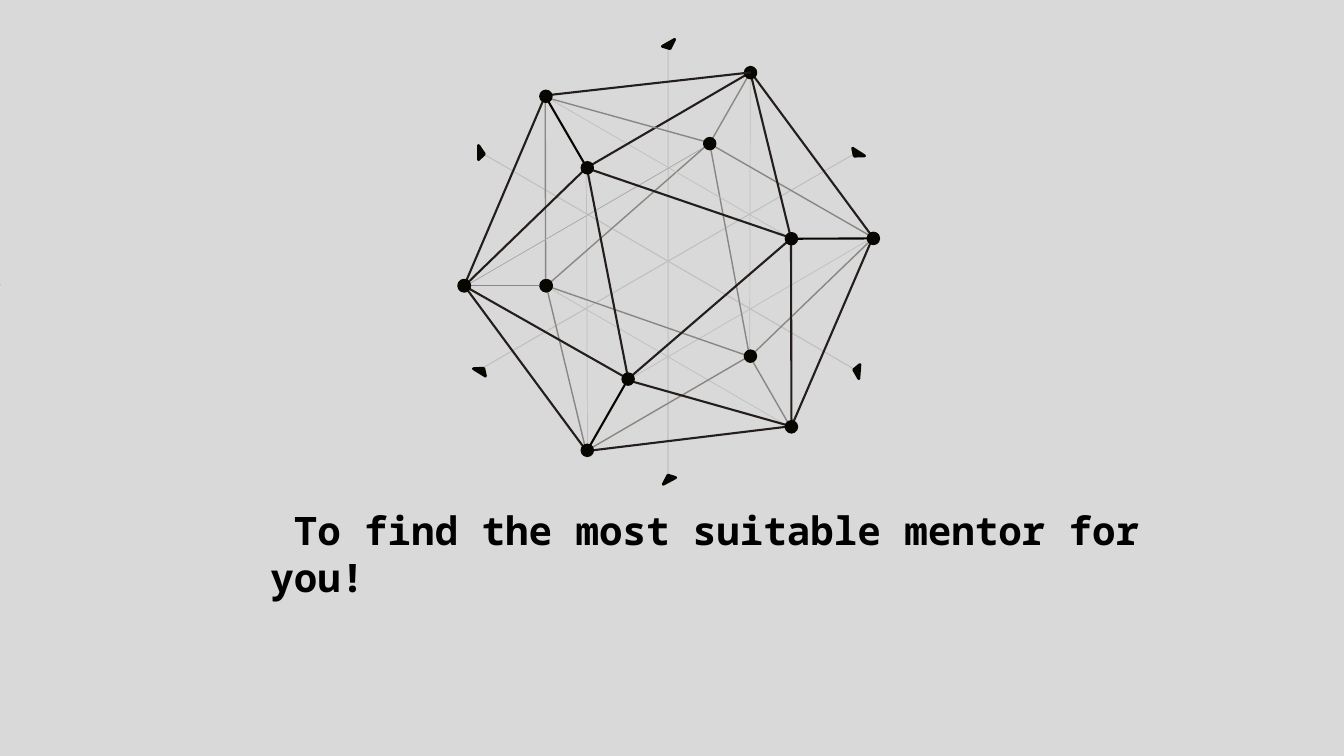
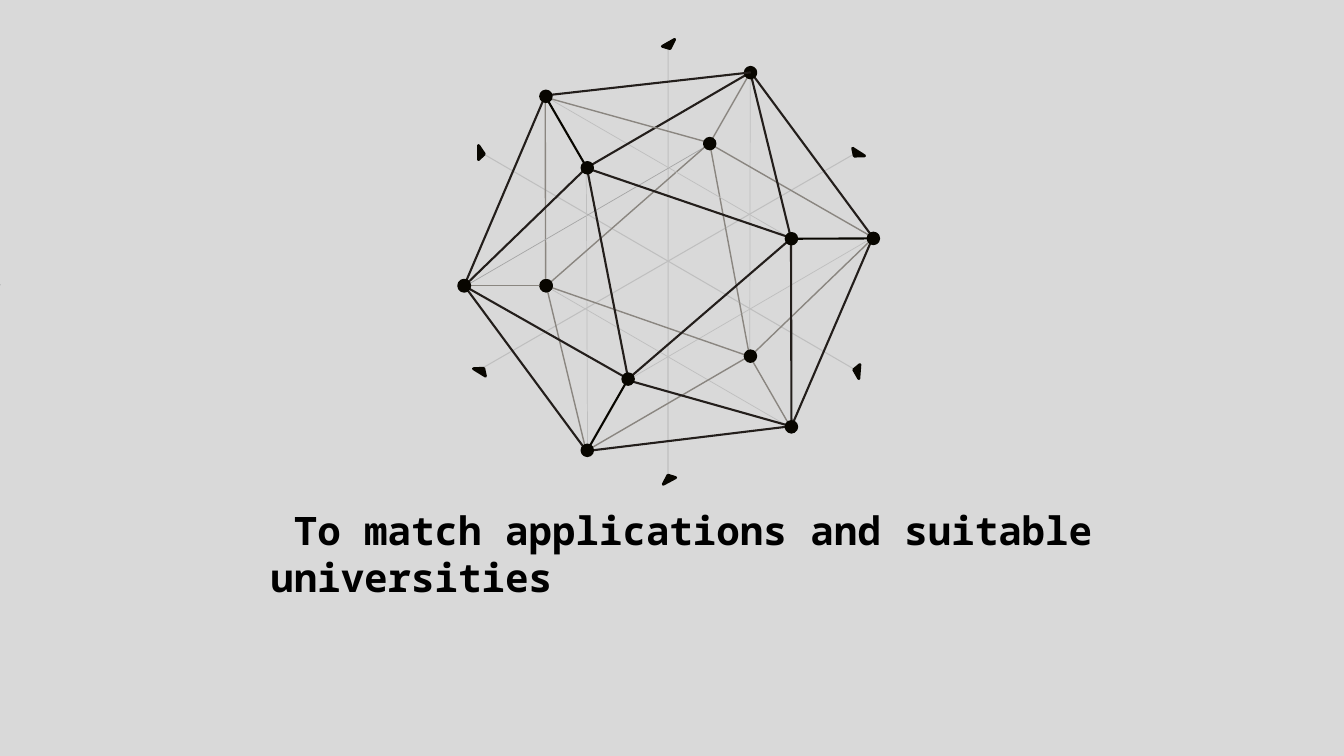
Before and after one commit to henryzt/JPMorgan-CFG19-Project-Access-Chatbot, a slide deck: slide 10 of presentation/Team14.pptx. Drawn at 1344x756 pixels with LibreOffice and Linux fonts; fonts in the diff are those of the drawing. Boxes give left, top, right and bottom in pixels: in the first picture for what was removed or moved away, otherwise in the second. Text is boxed around its words. In the diff, an @@ line names an element or a change of style, - is before the commit and + after.

```diff
--- a/presentation/Team14.pptx
+++ b/presentation/Team14.pptx
@@ text at bbox=[270, 514, 1092, 593]: text changed @@
-To find the most suitable mentor for you!
+To match applications and suitable universities
```
Also in this commit, not shown: 5 other slides changed, 3 slides added, 3 slides removed.
